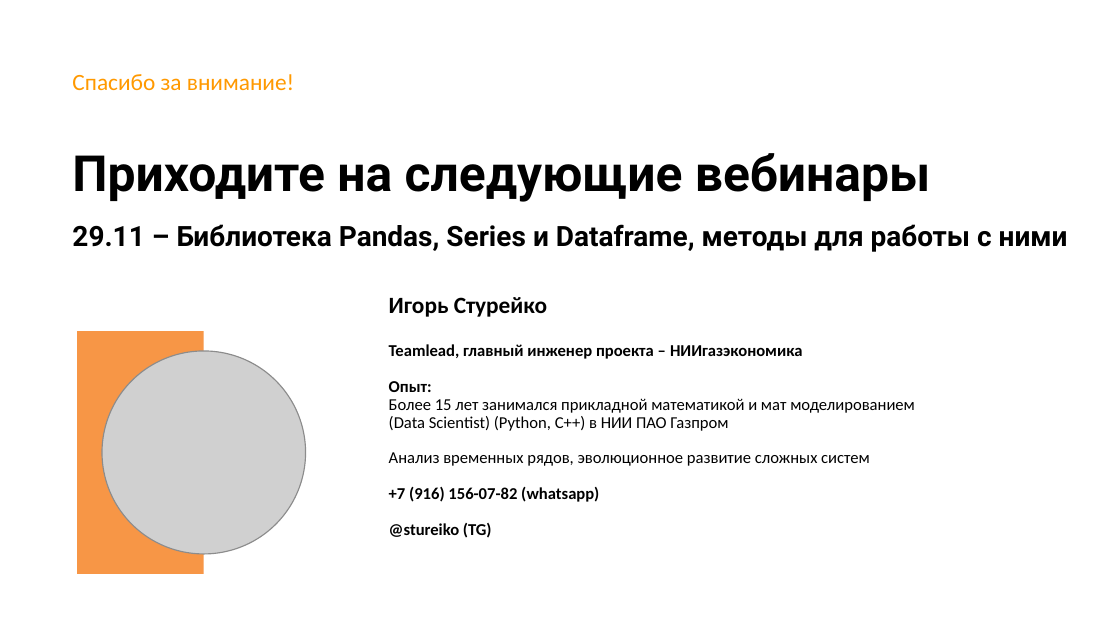
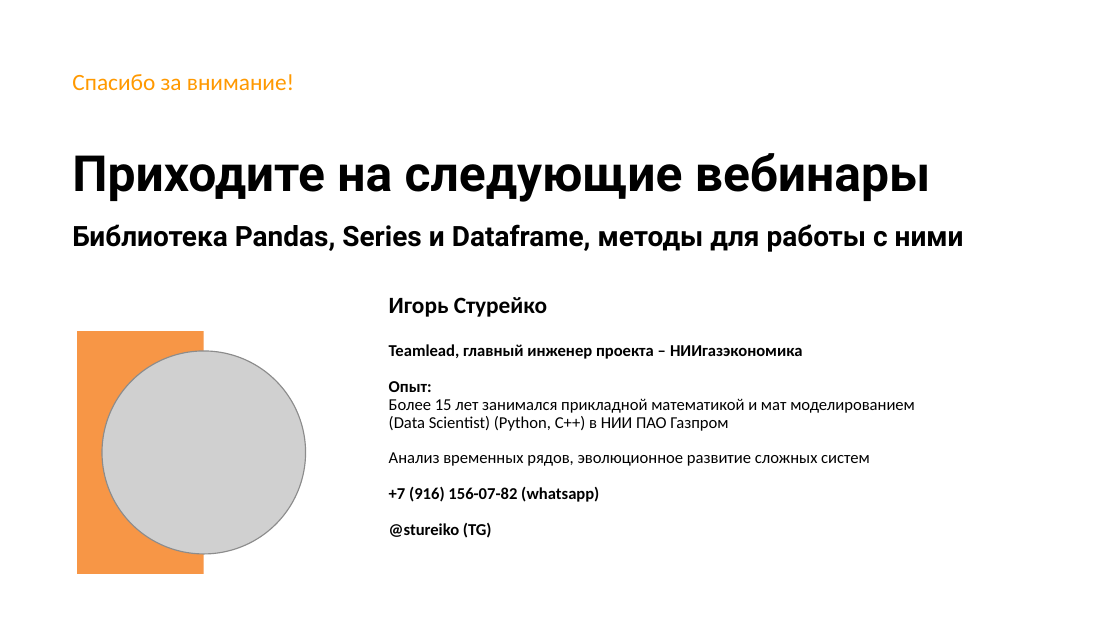
Before and after one commit to stureiko/Otus_lectures, a slide deck: slide 27 of Analytics/08 - Библиотека Numpy/08 - Библиотека Numpy.pptx. Drawn at 1120x630 pixels with LibreOffice and Linux fonts; fonts in the diff are those of the drawing; grey boxes stand for pictures; background and template pictures are left out. Boxes give left, top, right and bottom in pixels: in the first picture for what was removed or moved away, otherwise in the second. Text is boxed around its words. In the diff, an @@ line names an element or a change of style, - is before the commit and + after.

```diff
--- a/Analytics/08 - Библиотека Numpy/08 - Библиотека Numpy.pptx
+++ b/Analytics/08 - Библиотека Numpy/08 - Библиотека Numpy.pptx
@@ title at (72,153,964,252): text changed @@
-Приходите на следующие вебинары
-29.11 – Библиотека Pandas, Series и Dataframe, методы для работы с ними
+Приходите на следующие вебинары
+Библиотека Pandas, Series и Dataframe, методы для работы с ними
```
Also in this commit, not shown: 9 other files.
